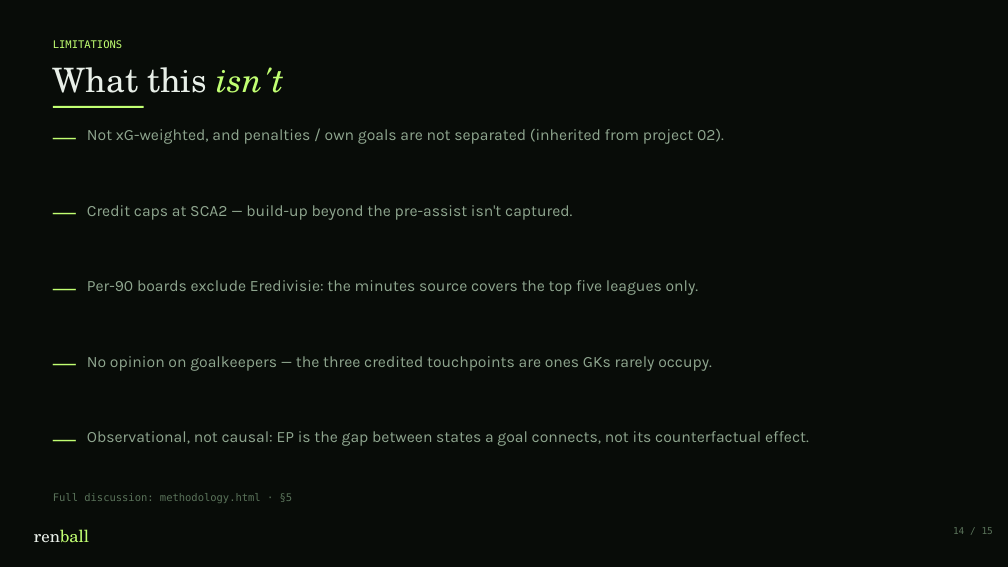
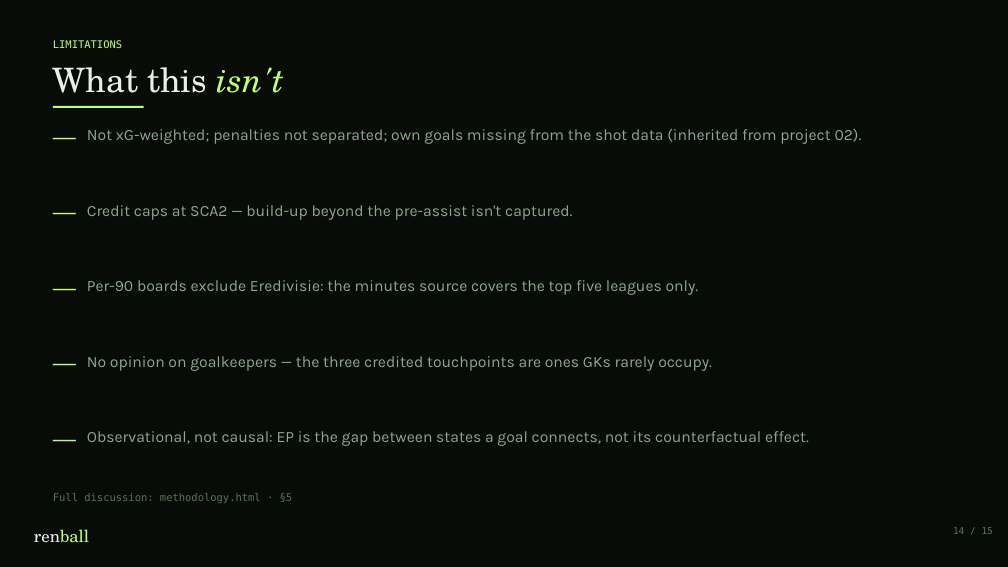
Before and after one commit to koeymenc/renball, a slide deck: slide 14 of projects/03-true-contributors/slides.pptx. Drawn at 1008x567 pixels with LibreOffice and Linux fonts; fonts in the diff are those of the drawing. Boxes give left, top, right and bottom in pixels: in the first picture for what was removed or moved away, otherwise in the second. Text is boxed around its words. In the diff, an @@ line names an element or a change of style, - is before the commit and + after.

```diff
--- a/projects/03-true-contributors/slides.pptx
+++ b/projects/03-true-contributors/slides.pptx
@@ text at (x1=87, y1=129, x2=862, y2=144): text changed @@
-Not xG-weighted, and penalties / own goals are not separated (inherited from project 02).
+Not xG-weighted; penalties not separated; own goals missing from the shot data (inherited from project 02).
```
Also in this commit, not shown: 3 other slides changed, 31 other files.
